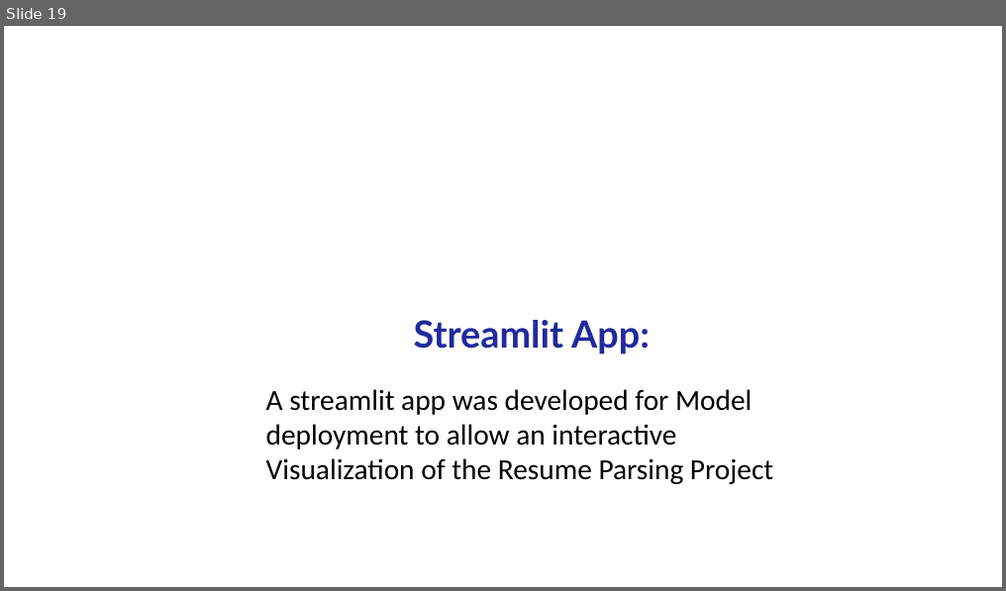
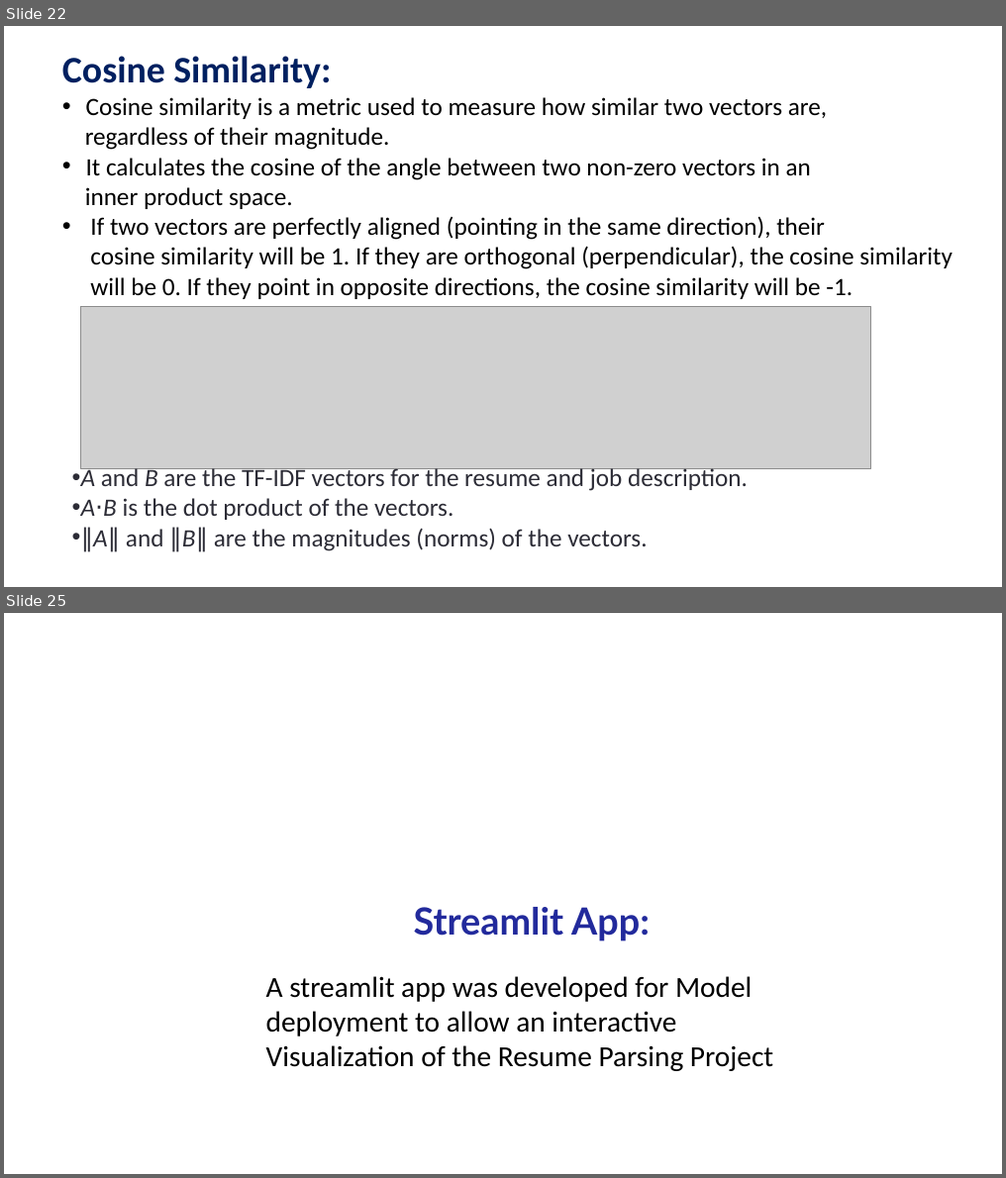
Before and after one commit to mk7890/Resume-Parsing-System, a slide deck: ResumeParserSystem_Presentation.pptx. Shown one above the other, each under a label of ours: slide 19 before the commit, slides 22 and 25 after it; the slides between them are not shown. The pictures are 1006x591 and 1006x1178 pixels, drawn with LibreOffice and Linux fonts; fonts in the diff are those of the drawing; grey boxes stand for pictures; background and template pictures are left out. Boxes give left, top, right and bottom in pixels: in the first picture for what was removed or moved away, otherwise in the second. Text is boxed around its words. In the diff, an @@ line names an element or a change of style, - is before the commit and + after.

```diff
--- a/ResumeParserSystem_Presentation.pptx
+++ b/ResumeParserSystem_Presentation.pptx
@@ slide 22 added at <box>4,26,1002,587</box>, background #FFFFFF @@
@@ text added at <box>62,56,952,299</box>, 24 pt, text #000000 @@
+Cosine Similarity:
+• Cosine similarity is a metric used to measure how similar two vectors are,
+regardless of their magnitude.
+• It calculates the cosine of the angle between two non-zero vectors in an
+inner product space.
+• If two vectors are perfectly aligned (pointing in the same direction), their
+cosine similarity will be 1. If they are orthogonal (perpendicular), the cosine similarity
+will be 0. If they point in opposite directions, the cosine similarity will be -1.
@@ picture added at <box>81,307,871,469</box> @@
@@ text added at <box>81,467,747,553</box>, 24 pt, text #2C2C36 @@
+• A and B are the TF-IDF vectors for the resume and job description.
+• A⋅B is the dot product of the vectors.
+• ∥A∥ and ∥B∥ are the magnitudes (norms) of the vectors.
@@ what was slide 19 is now slide 25 @@
```
Also in this commit, not shown: 9 slides changed, 15 other slides added, 10 slides removed.
